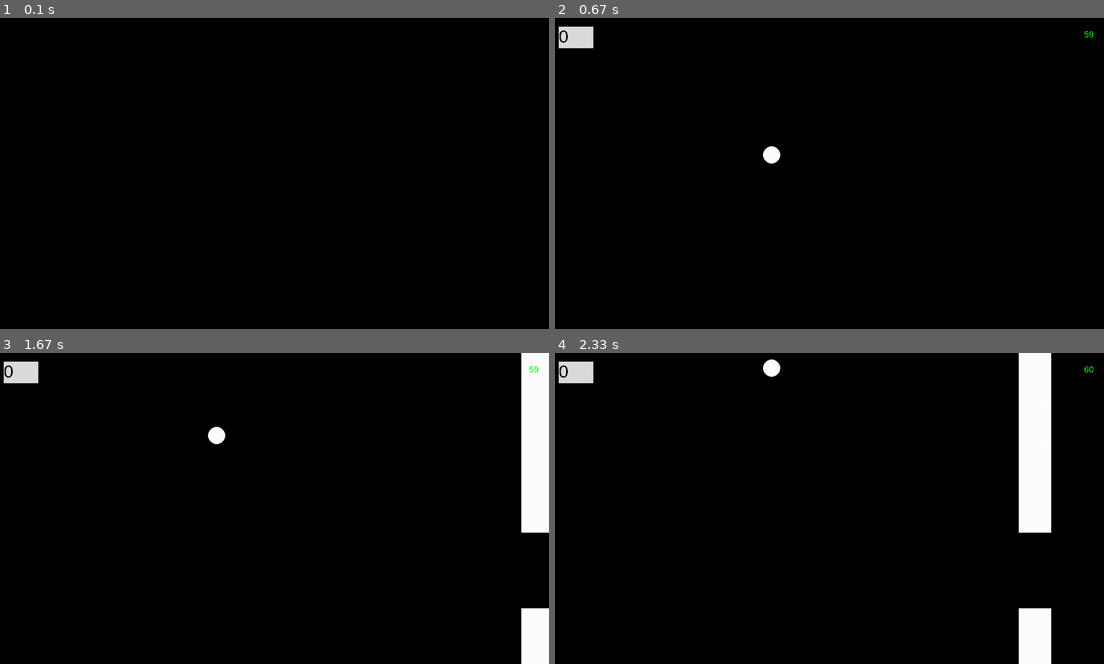
Above: before the commit, frames 1-4 (two rows, left to right).
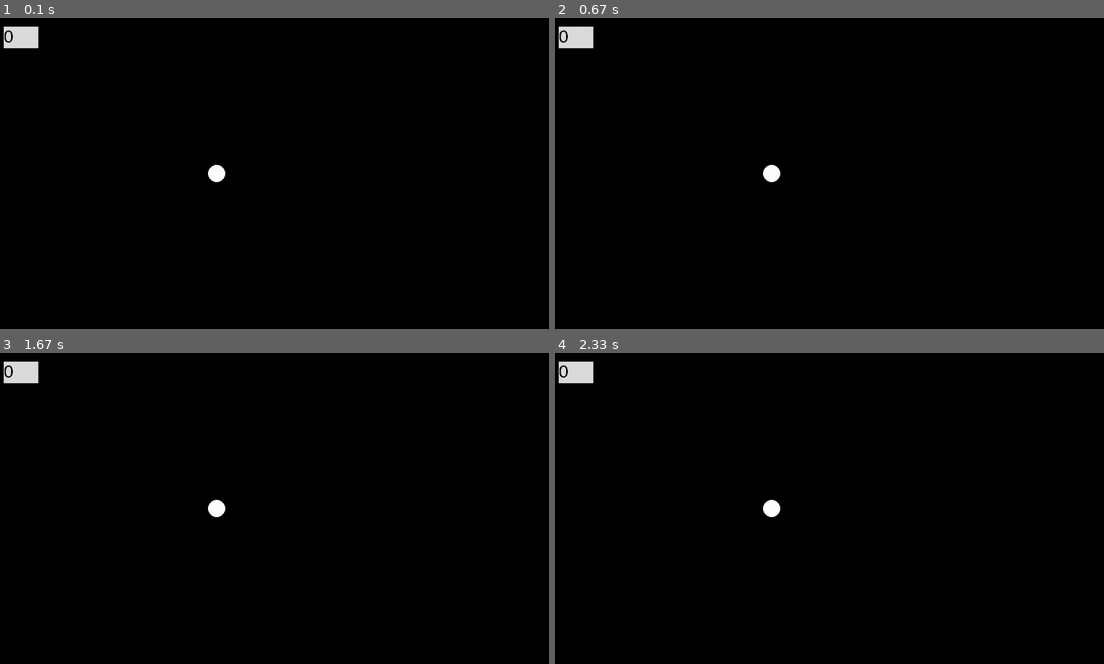
Above: after the commit, the same moments.

Repository: Westpol/flappy_birb
Game: pygame game, started from main.py
Same seed, same stepped clock (60 frames per second), same inputs: the game is played once before the commit and once after it.
Inputs:
- Up to frame 1 (0.1 s): no input
- Up to frame 2 (0.67 s): tap Space at 0.33 s
- Up to frame 3 (1.67 s): tap Space at 0.73, 1.03, 1.3, 1.63 s
- Up to frame 4 (2.33 s): tap Space at 1.93, 2.07 s

The runs differ from the first frame. In frame 1, 0.6% of the frame differs, in the area x 0-42%, y 2-53%; in frame 2, 0.3%; in frame 3, 4.1%; in frame 4, 4.9%, in the area x 37-99%, y 0-100%.

Commit message:
pausing / unpausing working

Diff:
--- a/main.py
+++ b/main.py
@@ -22,8 +22,11 @@
 pipeWidth = 75
 circle_radius = 20
 
+pg_events = pygame.event.get()
+
 
 def collision():
+    print(birb.vPos)
     while 1:
         for event in pygame.event.get():
             if event.type == pygame.KEYDOWN:
@@ -116,7 +119,7 @@
                 collision()
 
     def space_pressed(self):
-        for event in pygame.event.get():
+        for event in pg_events:
             if event.type == pygame.KEYDOWN:
                 exit_check(event)
                 if event.key == pygame.K_SPACE:
@@ -210,19 +213,28 @@
         if self.menuActive:
             whilebrk = True
             while whilebrk:
+                self.animate()
                 for event in pygame.event.get():
                     if event.type == pygame.KEYDOWN:
                         if event.key == pygame.K_p:
+                            physics_tick()
+                            physics_tick()
                             whilebrk = False
-                            menu.menuToggle()
-
-    def animate(self):
-        pass
+                            self.menuToggle()
+
+    def animate(self):
+        pipes.animate()
+        birb.animate()
+        ui.animate()
+
 
     def update(self):
-        for event in pygame.event.get():
+        for event in pg_events:
             if event.type == pygame.KEYDOWN:
                 exit_check(event)
+                if event.key == pygame.K_p:
+                    self.menuToggle()
+                    self.mainMenu()
 
     def menuToggle(self):
         self.menuActive = not self.menuActive
@@ -239,26 +251,20 @@
 
     menu = Menu()
 
-    whilebreak = True
-    while whilebreak:
-        for event in pygame.event.get():
-            if event.type == pygame.KEYDOWN:
-                exit_check(event)
-                if event.key == pygame.K_SPACE:
-                    whilebreak = False
-                    birb.vel = -8
-
     #s.backgroundMusic()
+
     ui = UI()
     keys = UI.Keys()
 
     lasttime = time.time() * 1000
+    menu.mainMenu()
     while 1:
+        pg_events = pygame.event.get()
         physics_tick()
 
         keys.getPresses()
 
-        #menu.update()
+        menu.update()
         #menu.animate()
 
         birb.space_pressed()
